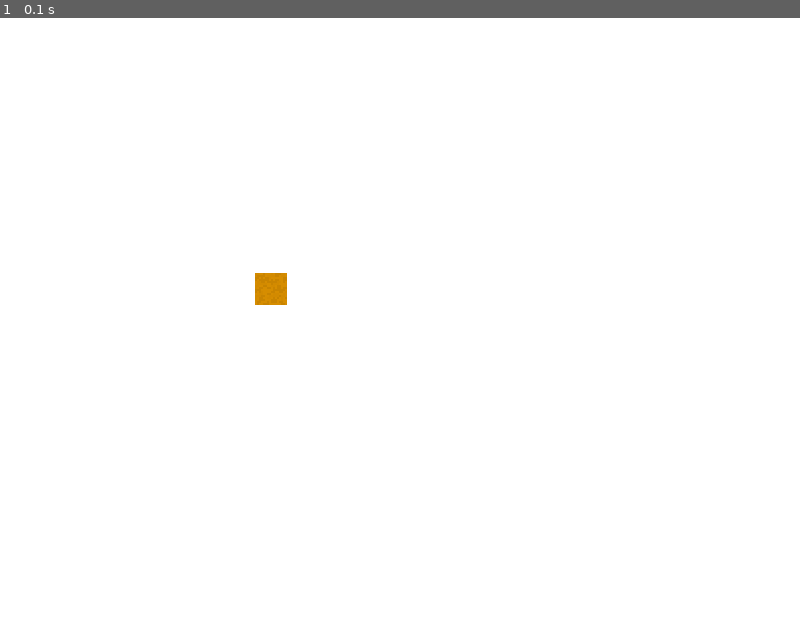
Above: before the commit, frame 1.
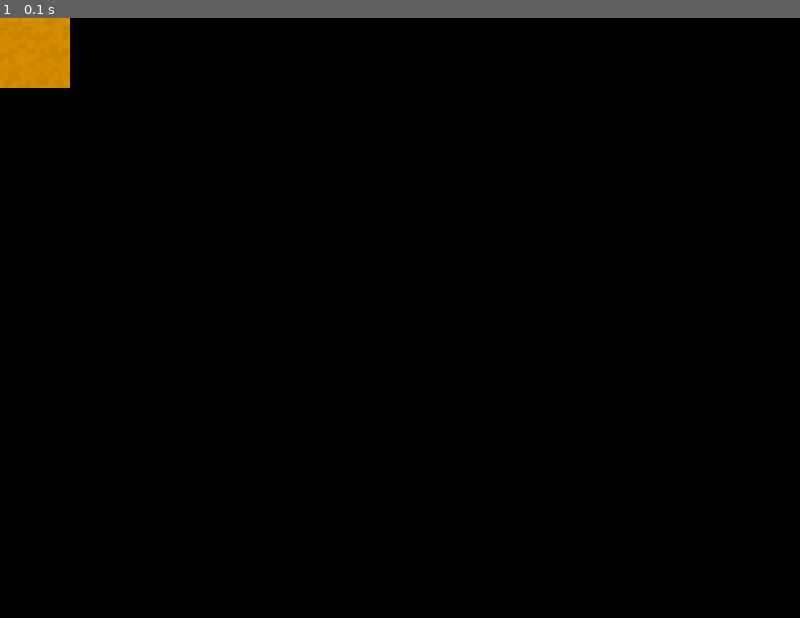
Above: after the commit, the same moment.

Repository: ztdnzunYT/Capstone-Project-2024
Game: pygame game, started from xzplore/test.py
Two runs of this game, one before a commit and one after it. Both use one fixed random seed, a clock stepped at 60 frames per second and the inputs below.
Inputs:
- Up to frame 1 (0.1 s): no input

The runs differ from the first frame. In frame 1, 100% of the frame differs, in the area x 0-100%, y 0-100%.

Commit message:
Add files via upload

Diff:
--- a/xzplore/test.py
+++ b/xzplore/test.py
@@ -15,13 +15,27 @@
 RED = (255, 0, 0)
 
 
+TILE_SIZE = 70
+tile_map = [
+    [0,0,0,0,0,0,0,0],
+    [0,0,0,0,0,0,0,0],
+    [0,0,0,0,0,0,0,0],
+    [0,0,0,0,0,0,0,0],
+    [0,0,0,0,0,0,0,0],
+    [0,0,0,0,0,0,0,0],
+    ]
+
 class Tile():
     def __init__(self,image,x,y,size):
         self.image = os.path.join("assets",image)
-        self.surf = pygame.image.load(self.image).convert_alpha()
-        self.rect = self.surf.get_rect()
+        self.surf = pygame.transform.smoothscale(pygame.image.load(self.image).convert_alpha(),(size,size))
+        self.rect = self.surf.get_rect(topleft=(x,y))
 
-orange_tile = Tile("orange_planet_tile.png",0,0,32)
+
+
+
+orange_tile = Tile("orange_planet_tile.png",0,0,TILE_SIZE)
+
 
 
 running = True
@@ -31,8 +45,11 @@
             running = False
 
     # Clear the screen
-    screen.fill(WHITE)
-    screen.blit(orange_tile.surf,(255,255))
+
+    screen.fill((0,0,0))
+    screen.blit(orange_tile.surf,(0,0))
+
+
 
     # Update the display
     pygame.display.flip()
